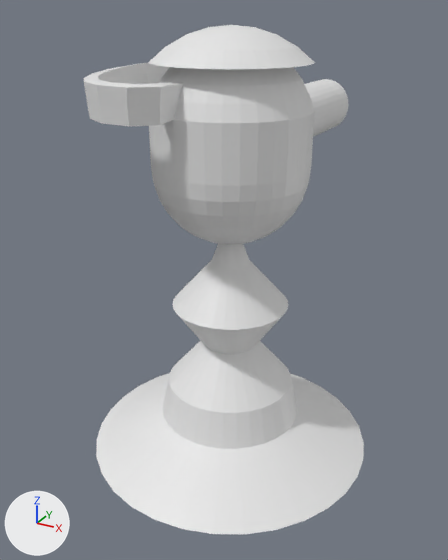
The Blender file Blender Models/tourelle2.blend as it was, and as the next commit left it.
Camera for both pictures: a camera (50 mm lens) standing at (3.65, -6.81, 5.92) and looking at (-0.25, 0.27, 2.38). The axes (+X, +Y, +Z) are drawn at lower left. The lights are the same throughout.
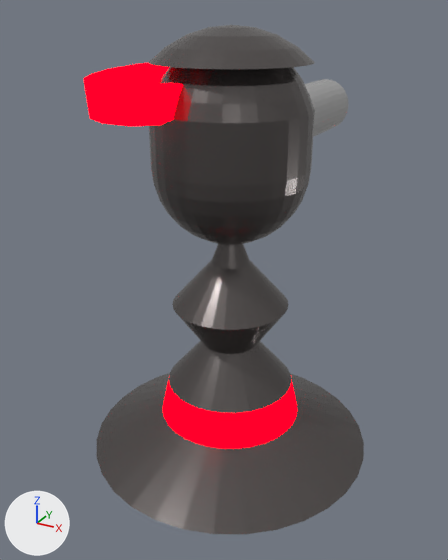
Boxes [x1, y1, x2, y2] around the edits, measured in the pictures (448 x 560 px):
part 1 of me_sphere, recoloured: [148, 25, 315, 245] in both
part 2 of me_sphere, recoloured (grey to red): [84, 63, 183, 126] in both
part 3 of me_sphere, recoloured (grey to red): [145, 63, 169, 84] in both
part 4 of me_sphere, recoloured: [305, 79, 348, 137] in both
part 5 of me_cylinder, recoloured (white to grey): [169, 315, 291, 413] in both
part 6 of me_cylinder, recoloured: [211, 244, 250, 269] in both
part 7 of me_cylinder, recoloured (white to grey): [96, 373, 364, 534] in both
part 8 of me_cylinder, recoloured (white to grey): [172, 261, 288, 330] in both
part 9 of me_cylinder, recoloured (grey to red): [162, 379, 298, 449] in both

What changed in the scene script:
```text
Add mat_material_001:
    mat_material_001 = principled_material('Material.001')
    mat_material_001.base_color = (0.133, 0.12, 0.117)  # dark grey #666160
    mat_material_001.metallic = 0.818
    mat_material_001.roughness = 0.255
    mat_material_001.specular_ior_level = 0.473
Add mat_material_002:
    mat_material_002 = emission_material('Material.002')
    mat_material_002.base_color = (1.0, 0.0, 0.00806)  # red #ff0016
    mat_material_002.strength = 3.0
Add mat_material_004:
    mat_material_004 = principled_material('Material.004')
    mat_material_004.base_color = (0.412, 0.412, 0.412)  # grey #acacac
    mat_material_004.metallic = 0.282
    mat_material_004.roughness = 0.137
    mat_material_004.specular_ior_level = 0.411
Change me_sphere:
    where me_sphere.from_pydata(...)  # 719 vertices, 688 faces; spans x -1.55..1.0, y -1.54..3.31, z 3.13..5.74
    used by ob_sphere; location = (0.0, 0.0, 0.0)
    me_sphere part 1: 511 of the faces centred in x -0.99..0.99, y -0.99..0.99, z 3.16..5.72 switch from no material to mat_material_001 (dark grey #666160)
    me_sphere part 2: 48 of the faces centred in x -1.54..-0.18, y -1.51..-0.04, z 4.78..5.24 switch from no material to mat_material_002 (red #ff0016)
    me_sphere part 3: 29 of the faces centred in x -1.45..-0.14, y 0.4..1.54, z 4.81..5.27 switch from no material to mat_material_002 (red #ff0016)
    me_sphere part 4: 32 of the faces centred in x -0.39..0.39, y 2.31, z 4.04..4.85 switch from no material to mat_material_004 (grey #acacac)
Change me_cylinder:
    where me_cylinder.from_pydata(...)  # 225 vertices, 225 faces; spans x -2.0..2.0, y -2.0..2.0, z 0.0..3.26
    used by ob_cylinder; location = (0.0, 0.0, 0.0)
    me_cylinder part 5: all 64 faces centred in x -0.63..0.63, y -0.63..0.63, z 1.3..1.9 switch from no material to mat_material_001 (dark grey #666160)
    me_cylinder part 6: all 64 faces centred in x -0.18..0.18, y -0.18..0.18, z 3.0..3.22 switch from no material to mat_material_001 (dark grey #666160)
    me_cylinder part 7: all 32 faces centred in x -1.49..1.49, y -1.49..1.49, z 0.25 switch from no material to mat_material_001 (dark grey #666160)
    me_cylinder part 8: all 32 faces centred in x -0.52..0.52, y -0.52..0.52, z 2.5 switch from no material to mat_material_001 (dark grey #666160)
    me_cylinder part 9: all 32 faces centred in x -0.94..0.94, y -0.94..0.94, z 0.75 switch from no material to mat_material_002 (red #ff0016)
```
